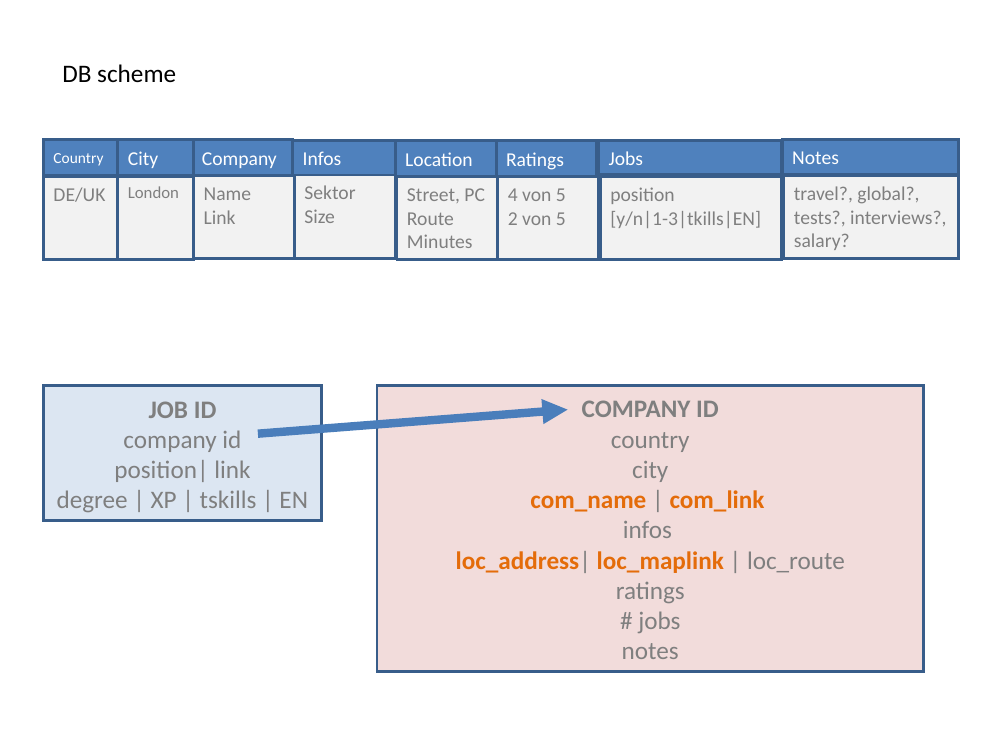
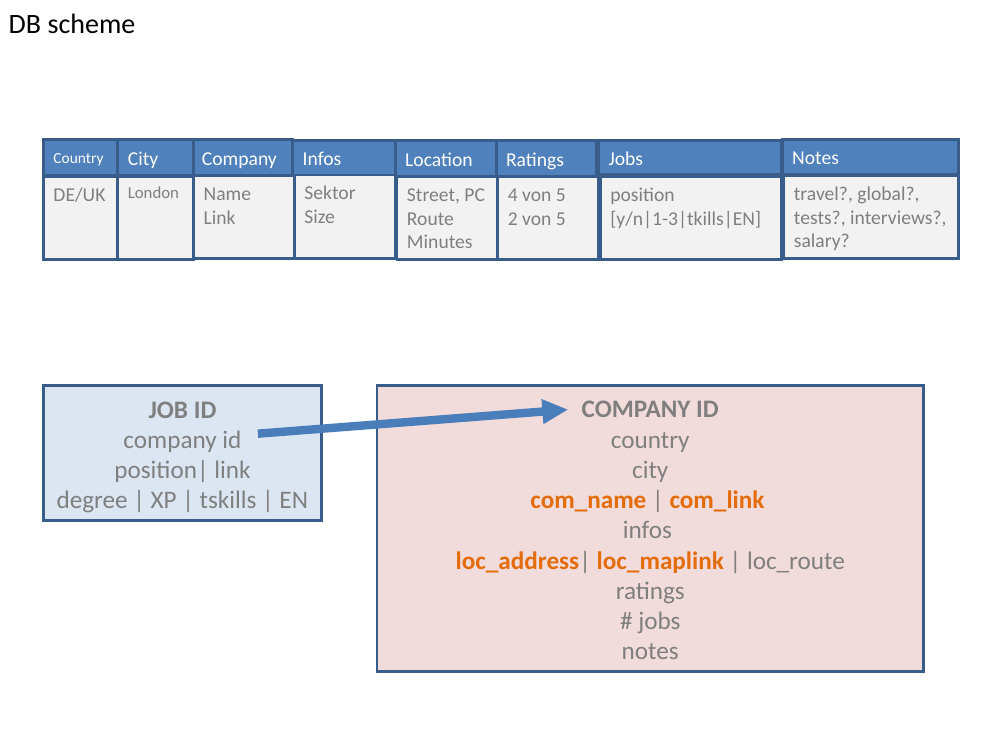
Before and after one commit to githubnorm/privat, a slide deck: slide 1 of docs/p1.ppt. Drawn at 1008x756 pixels with LibreOffice and Linux fonts; fonts in the diff are those of the drawing. Boxes give left, top, right and bottom in pixels: in the first picture for what was removed or moved away, otherwise in the second. Text is boxed around its words. In the diff, an @@ line names an element or a change of style, - is before the commit and + after.

```diff
--- a/docs/p1.ppt
+++ b/docs/p1.ppt
@@ text "DB scheme": place and size @@
-text "DB scheme" at <box>62,64,176,83</box>
+text "DB scheme" at <box>9,13,136,34</box>
@@ text "DB scheme" at <box>9,13,136,34</box>: size 18 to 20 pt @@
```
Also in this commit, not shown: 1 other slide changed, 4 slides added, 18 other files.
